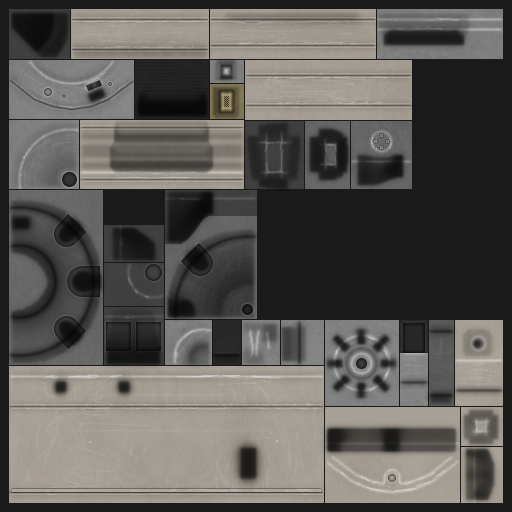
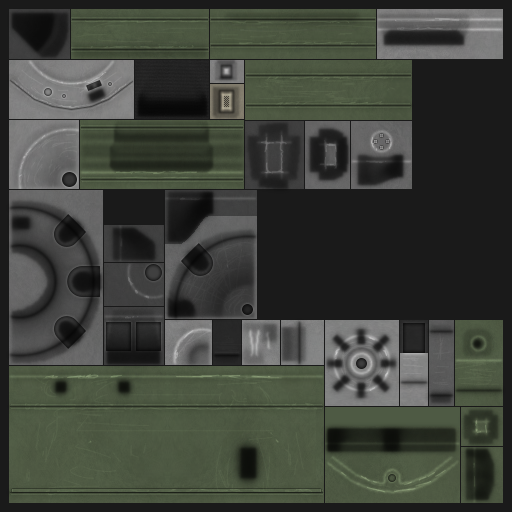
Layered file, before and after one edit (512x512). Changes by layer:
hid "Layer 4" over [9, 9, 503, 503]
hid "Layer 2" over [9, 9, 503, 503]
showed "Layer 1", painted on it over [9, 9, 503, 503]
